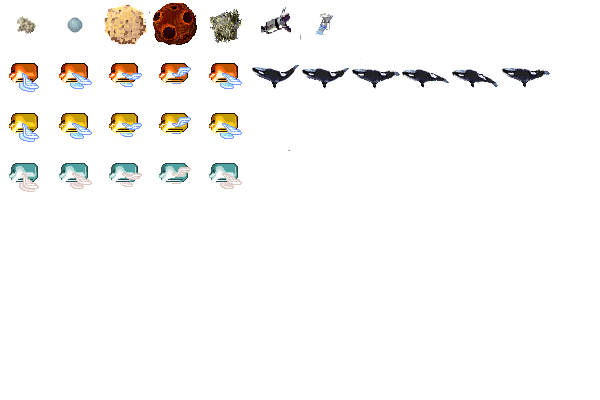
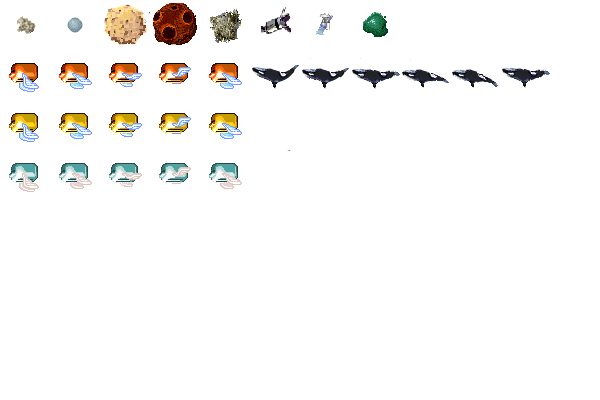
Before/after of a 600x400 layered artwork. What changed in the layer stack:
painted on "Background" over [300, 12, 388, 41]
